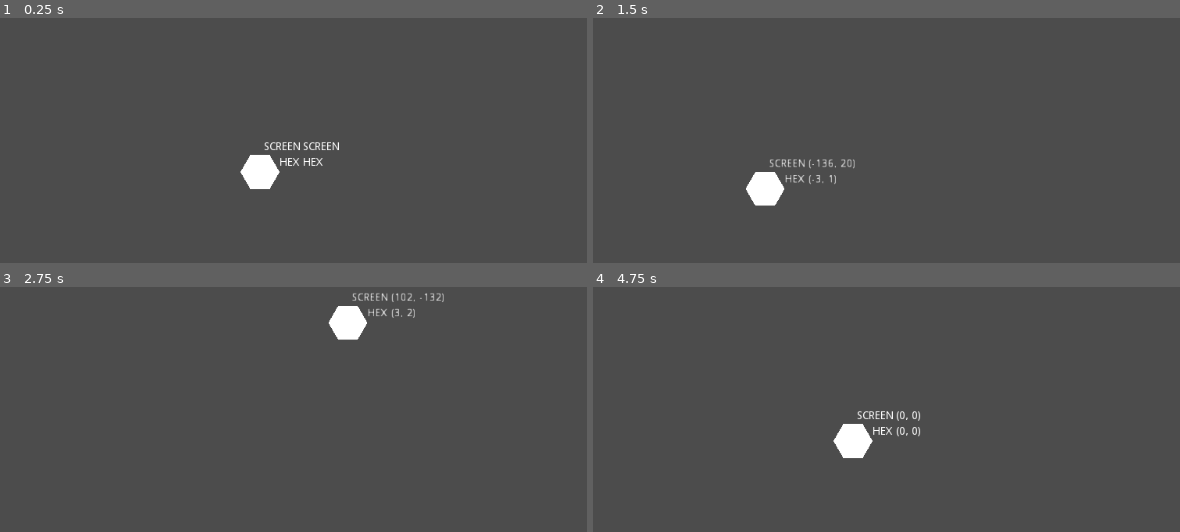
Above: before the commit, frames 1-4 (two rows, left to right).
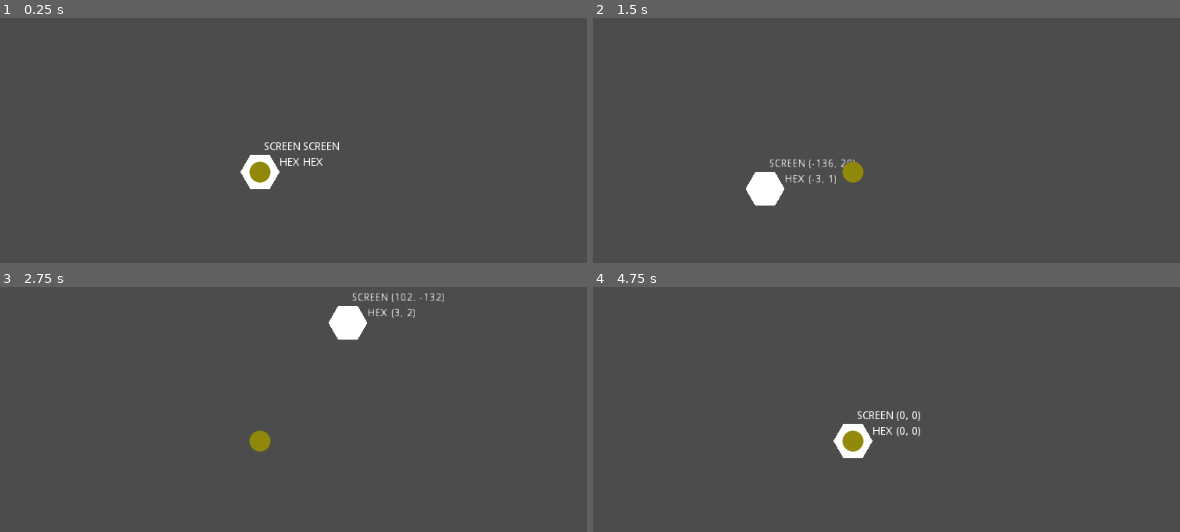
Above: after the commit, the same moments.

Repository: dareludum/ld45
Game: Godot game, scene res://Main.tscn
The game is run twice, just before and just after one commit, with the same random seed, the same clock (stepped at 60 frames per second) and the same inputs.
Inputs (mouse positions are in pixels of both pictures, inside the frame that each line leads up to):
- Up to frame 1 (0.25 s): no input
- Up to frame 2 (1.5 s): tap Enter at 0.5 s; move the mouse to (1027, 147) at 0.52 s; click (1027, 147) at 0.67 s; tap Space at 1.25 s; drag from (692, 194) to (851, 172) at 1.27 s
- Up to frame 3 (2.75 s): tap Enter at 2 s; move the mouse to (340, 338) at 2.02 s; click (340, 338) at 2.17 s
- Up to frame 4 (4.75 s): tap Space at 2.75, 4.25 s; drag from (outside the picture) to (610, 370) at 2.77 s; tap Enter at 3.5 s; move the mouse to (1091, 512) at 3.52 s; click (1091, 512) at 3.67 s; drag from (610, 370) to (851, 441) at 4.27 s

The runs differ from the first frame. In frame 1, 0.3% of the frame differs, in the area x 42-47%, y 58-68%; in frame 2, 0.2%; in frame 3, 0.2%; in frame 4, 0.3%.

Commit message:
Add simple ball scene

Diff:
--- a/Main.gd
+++ b/Main.gd
@@ -7,10 +7,13 @@
 onready var area_coords = get_node("Highlight/AreaCoords")
 onready var hex_coords = get_node("Highlight/HexCoords")
 
+const Ball1 = preload("res://scenes/Ball1.tscn")
 
 func _ready():
 	HexGrid.hex_scale = Vector2(50, 50)
-
+	var ball = Ball1.instance()
+	ball.position = HexGrid.get_hex_center(Vector3(0, 0, 0))
+	add_child(ball)
 
 func _unhandled_input(event):
 	if 'position' in event:
--- /dev/null
+++ b/scenes/Ball1.tscn
@@ -0,0 +1,7 @@
+[gd_scene load_steps=2 format=2]
+
+[ext_resource path="res://images/ball1.png" type="Texture" id=1]
+
+[node name="ball1" type="Sprite"]
+position = Vector2( 0.262836, -0.0878582 )
+texture = ExtResource( 1 )
Binary file added: images/ball1.png
Not shown, added: images/ball1.png.import
Not shown, added: images/ball1.kra
